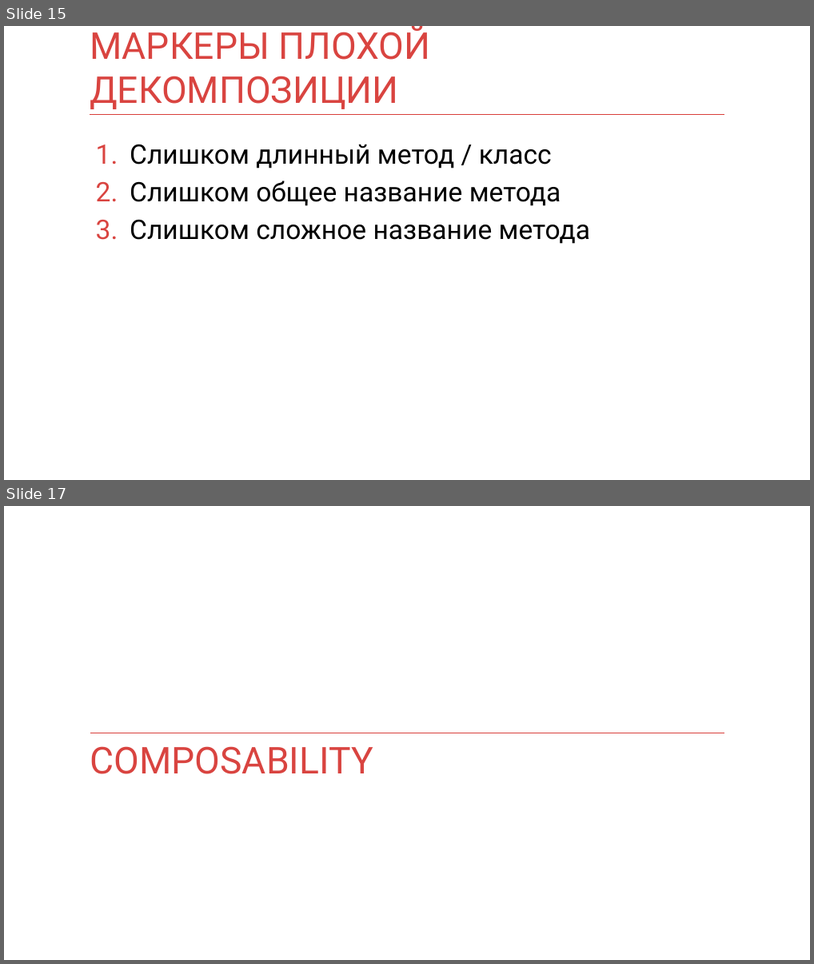
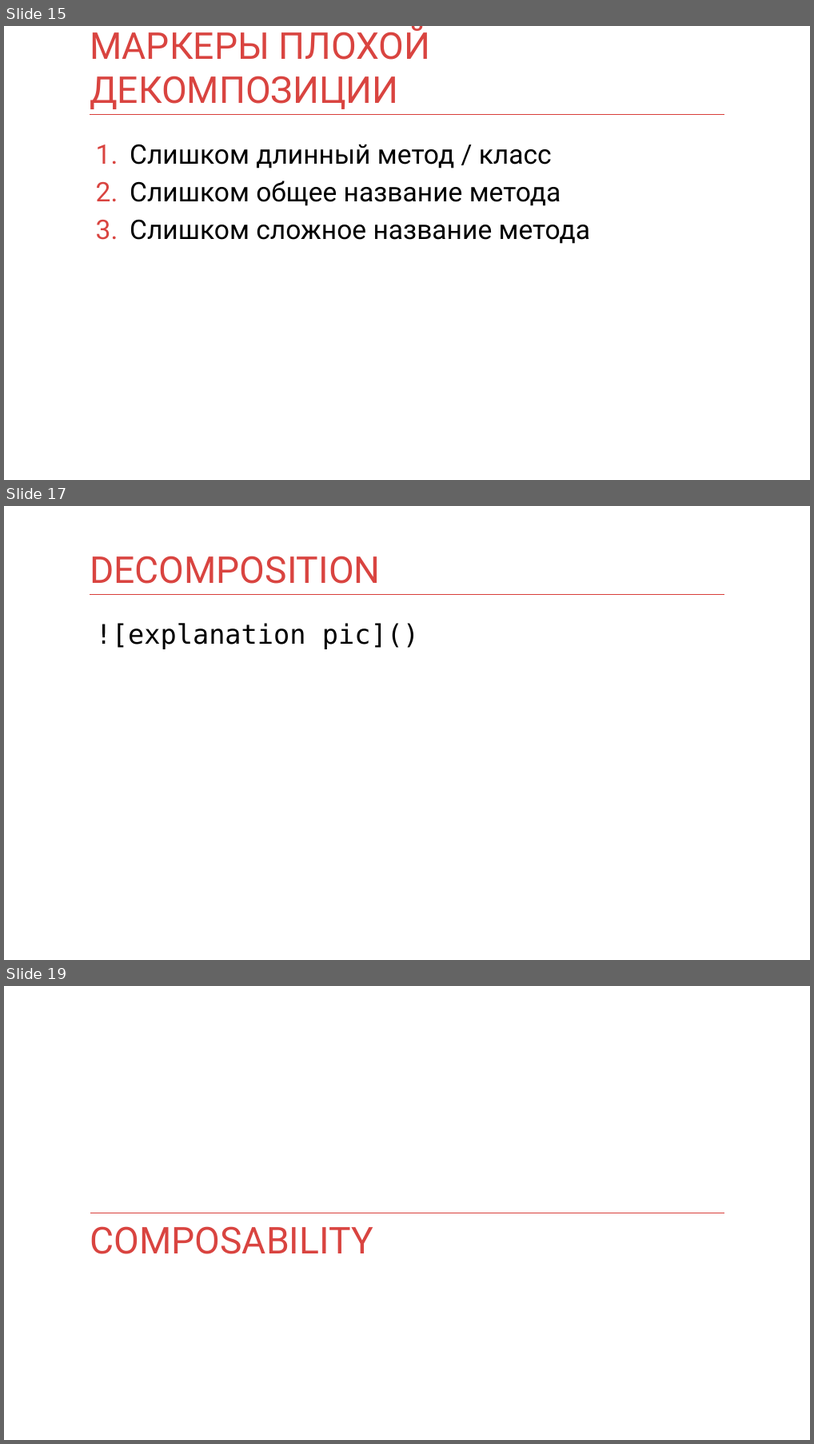
Before and after one commit to kontur-courses/clean-code, a slide deck: clean-code.pptx. Shown one above the other, each under a label of ours: slides 15 and 17 before the commit, slides 15, 17 and 19 after it; the slides between them are not shown. The pictures are 814x964 and 814x1444 pixels, drawn with LibreOffice and Linux fonts; fonts in the diff are those of the drawing. Boxes give left, top, right and bottom in pixels: in the first picture for what was removed or moved away, otherwise in the second. Text is boxed around its words. In the diff, an @@ line names an element or a change of style, - is before the commit and + after.

```diff
--- a/clean-code.pptx
+++ b/clean-code.pptx
@@ slide 17 added at (4,506,810,960), background #FFFFFF; not listed: 1 template element that a slide beside it also shows @@
@@ title added at (90,556,381,584), 44 pt, text #D94440 @@
+DECOMPOSITION
@@ text added at (96,623,419,649), 32 pt, text #000000 @@
+![explanation pic]()
@@ what was slide 17 is now slide 19 @@
```
Also in this commit, not shown: 5 slides changed, 2 other slides added, 1 other file.
